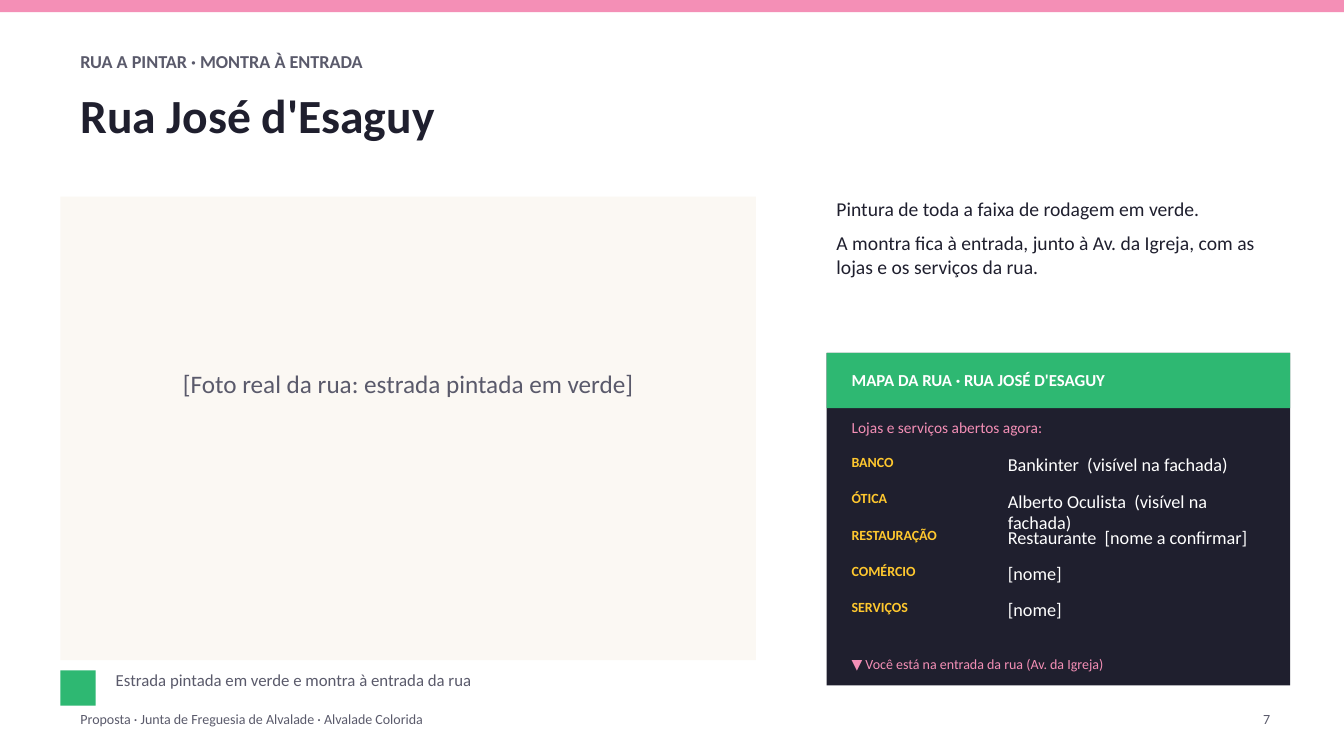
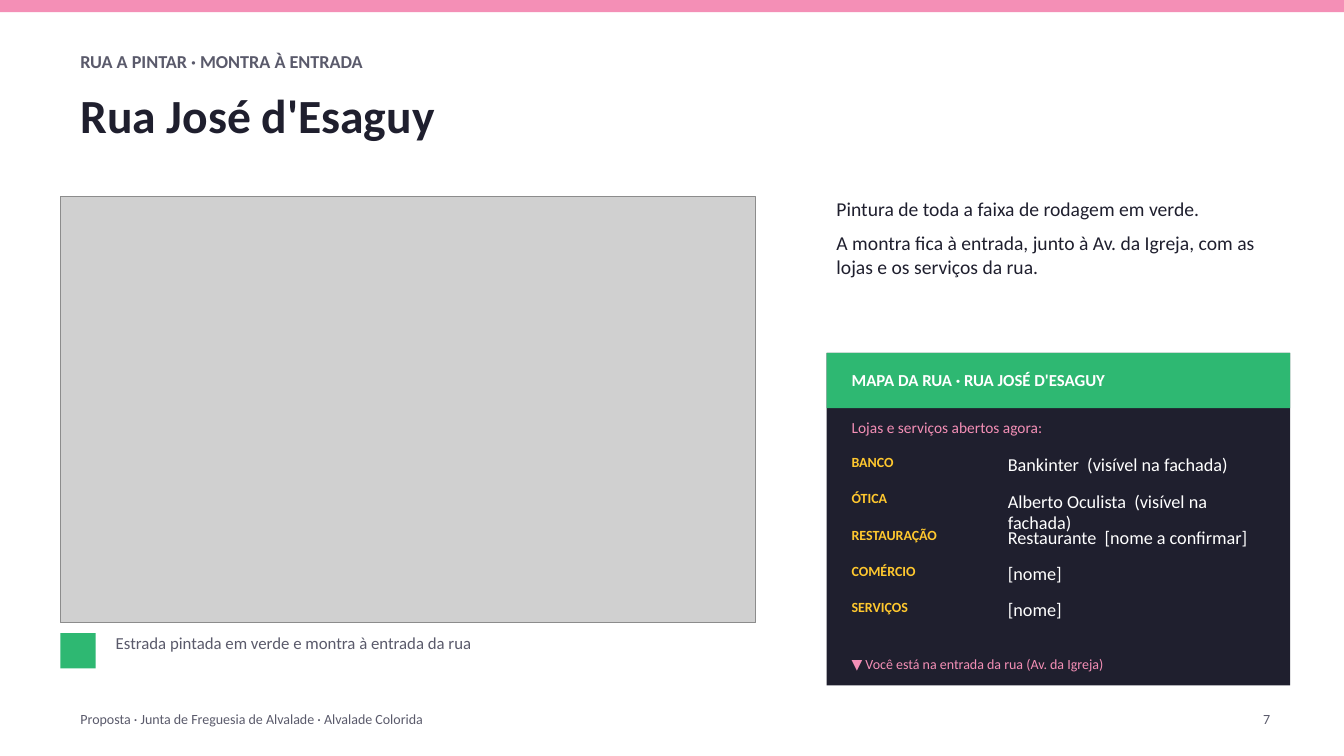
Before and after one commit to zavricardo-debug/travelsites, a slide deck: slide 7 of propostas/alvalade/Proposta_Alvalade_Colorida.pptx. Drawn at 1344x756 pixels with LibreOffice and Linux fonts; fonts in the diff are those of the drawing; grey boxes stand for pictures. Boxes give left, top, right and bottom in pixels: in the first picture for what was removed or moved away, otherwise in the second. Text is boxed around its words. In the diff, an @@ line names an element or a change of style, - is before the commit and + after.

Commit message:
Paint road on real street-view photos (one rainbow colour per street); remove AI mockups

```diff
--- a/propostas/alvalade/Proposta_Alvalade_Colorida.pptx
+++ b/propostas/alvalade/Proposta_Alvalade_Colorida.pptx
@@ rectangle removed at (60, 197, 756, 660) @@
@@ picture added at (60, 197, 756, 623) @@
@@ text removed at (183, 375, 634, 397) @@
-[Foto real da rua: estrada pintada em verde]
@@ text "Estrada pintada em verde e ...": place and size @@
-text "Estrada pintada em verde e ..." at (116, 674, 471, 689)
+text "Estrada pintada em verde e ..." at (116, 637, 471, 652)
@@ rectangle: place and size @@
-rectangle at (60, 670, 96, 706)
+rectangle at (60, 633, 96, 668)
```
Also in this commit, not shown: 3 other slides changed, 10 other files.
